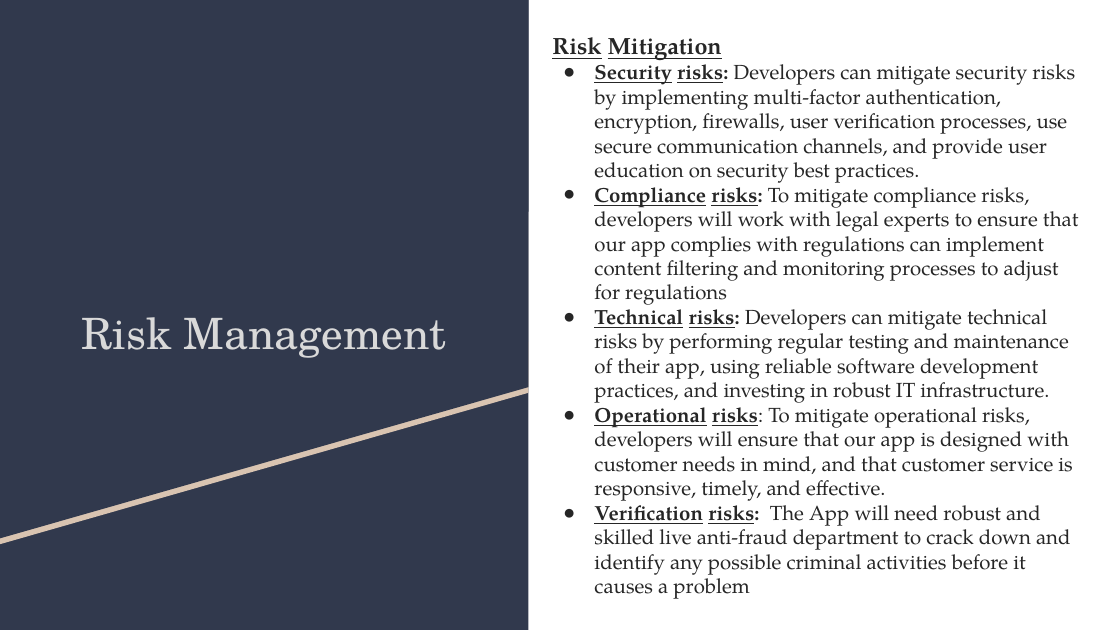
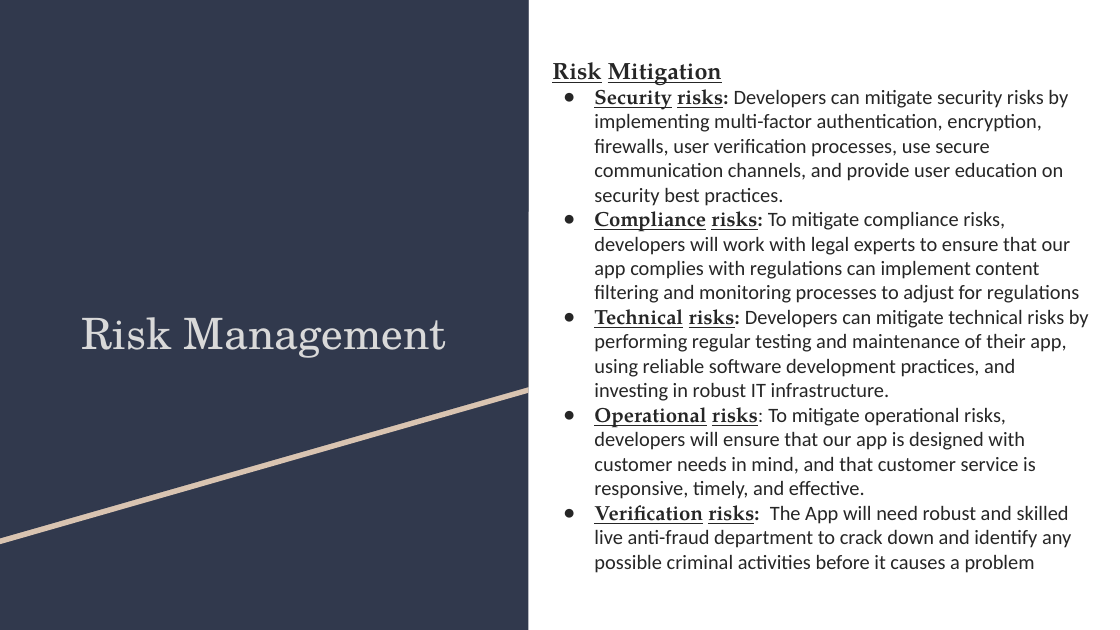
Before and after one commit to TeamHub110022/LootManiac, a slide deck: slide 9 of SRSLootManiac.pptx. Drawn at 1120x630 pixels with LibreOffice and Linux fonts; fonts in the diff are those of the drawing. Boxes give left, top, right and bottom in pixels: in the first picture for what was removed or moved away, otherwise in the second. Text is boxed around its words. In the diff, an @@ line names an element or a change of style, - is before the commit and + after.

```diff
--- a/SRSLootManiac.pptx
+++ b/SRSLootManiac.pptx
@@ text at (594,82,1089,573): font TeX Gyre Pagella to Calibri in "Developers can mitigate security risks by implementing ...", "To mitigate compliance risks, developers will work ...", "Developers can mitigate technical risks by performing ...", "To mitigate operational risks, developers will ensure ..." and 1 more places @@
```
Also in this commit, not shown: 4 other slides changed, 1 slide added.
